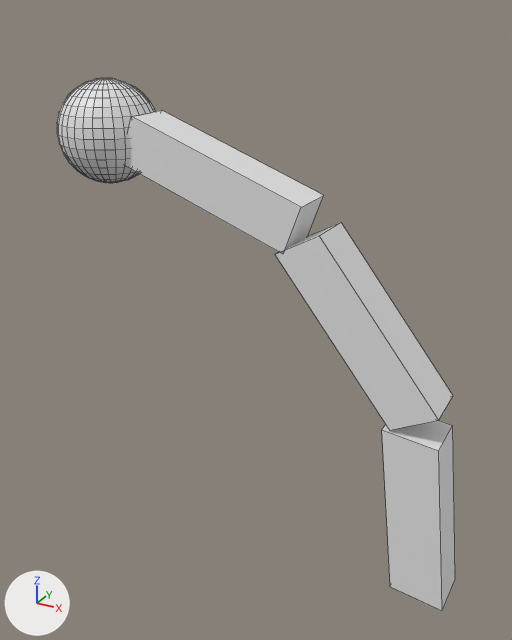
The FBX model Hide and seek/Assets/SpiderTrial.fbx: old version first, new version second.
The view is the same before and after, from a camera (50 mm lens) standing at (3.11, -3.68, 4.9) and looking at (1.1, -0.02, 3.06). Arrows for +X, +Y and +Z are at lower left; the lights stay in place. The first picture is the older version. Mesh edges are drawn as thin lines. Where no turn or scale is listed for an object, it has been applied to the vertices.

In view in the first picture: 'Bone1', 'Bone2', 'Foot', 'Joint'.
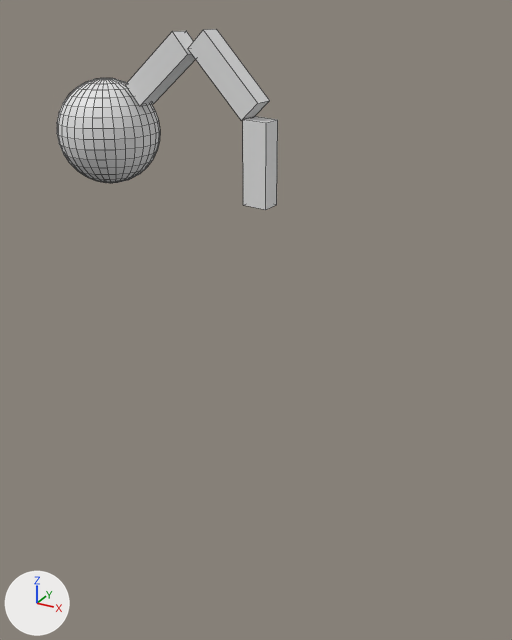
Where the newer file only moved an object's origin or applied its transform, the numbers keep the older frame.

What changed in the scene script:
```text
Change me_cube_003:
    used by ob_foot; location = (2.274, 0.0, 2.006)
    remove me_cube_003.from_pydata(...)  # 8 vertices, 6 faces; spans x -0.244..0.244, y -0.156..0.156, z -0.595..0.595
    add me_cube_003.from_pydata(...)  # 8 vertices, 6 faces; spans x -1.231..-1.08, y -0.071..0.071, z 1.805..2.313
    me_cube_003 part 1
    me_cube_003.vertices[0].co: (-0.101, -0.156, -0.558) -> (-1.231, -0.071, 1.814)  # pixel (390, 586) -> pixel (243, 205)
    me_cube_003.vertices[1].co: (-0.244, -0.156, 0.595) -> (-1.231, -0.071, 2.313)  # pixel (381, 429) -> pixel (242, 119)
    me_cube_003.vertices[2].co: (-0.101, 0.156, -0.558) -> (-1.231, 0.071, 1.814)
    me_cube_003.vertices[3].co: (-0.244, 0.156, 0.595) -> (-1.231, 0.071, 2.313)  # not seen -> pixel (254, 116)
    me_cube_003.vertices[4].co: (0.244, -0.156, -0.595) -> (-1.08, -0.071, 1.805)  # pixel (442, 610) -> pixel (265, 209)
    me_cube_003.vertices[5].co: (0.101, -0.156, 0.558) -> (-1.08, -0.071, 2.303)  # pixel (438, 450) -> pixel (266, 122)
    me_cube_003.vertices[6].co: (0.244, 0.156, -0.595) -> (-1.08, 0.071, 1.805)  # pixel (455, 579) -> pixel (276, 204)
    me_cube_003.vertices[7].co: (0.101, 0.156, 0.558) -> (-1.08, 0.071, 2.303)  # pixel (452, 425) -> pixel (277, 119)
Add me_cube_001_1:
    me_cube_001_1.from_pydata([(0.051, -0.071, -0.06), (-0.317, -0.071, -0.369), (0.051, 0.071, -0.06), (-0.317, 0.071, -0.369), (-0.051, -0.071, 0.06), (-0.418, -0.071, -0.249), (-0.051, 0.071, 0.06), (-0.418, 0.071, -0.249)], [], [(0, 1, 3, 2), (2, 3, 7, 6), (6, 7, 5, 4), (4, 5, 1, 0), (2, 6, 4, 0), (7, 3, 1, 5)])
Add me_cube_002_1:
    me_cube_002_1.from_pydata([(-0.053, -0.071, -0.051), (-0.403, -0.071, 0.324), (-0.053, 0.071, -0.051), (-0.403, 0.071, 0.324), (0.053, -0.071, 0.051), (-0.296, -0.071, 0.425), (0.053, 0.071, 0.051), (-0.296, 0.071, 0.425)], [], [(0, 1, 3, 2), (2, 3, 7, 6), (6, 7, 5, 4), (4, 5, 1, 0), (7, 3, 1, 5), (2, 6, 4, 0)])
Remove ob_bone1:
    ob_bone1 = bpy.data.objects.new('Bone1', me_cube_001)
    ob_bone1.location = (0.834, 0.0, 3.942)
Remove ob_bone2:
    ob_bone2 = bpy.data.objects.new('Bone2', me_cube_002)
    ob_bone2.location = (1.828, 0.0, 3.172)
Add ob_leg1:
    ob_leg1 = bpy.data.objects.new('Leg1', me_cube_001_1)
    ob_leg1.location = (0.633, 0.0, 4.715)
Add ob_leg2:
    ob_leg2 = bpy.data.objects.new('Leg2', me_cube_002_1)
    ob_leg2.location = (1.087, 0.0, 4.361)
```

Boxes (x1, y1, x2, y2) around the edits, measured in the pictures (512 x 640 px):
'Bone2', deleted
    before: (275, 222, 453, 430)
'Foot', reshaped (51% narrower, 51% shorter)
    before: (382, 420, 455, 611)
    after: (243, 116, 278, 210)
'Bone1', deleted
    before: (125, 110, 324, 254)
'Leg2', added
    after: (188, 29, 270, 120)
'Leg1', added
    after: (126, 31, 195, 106)
